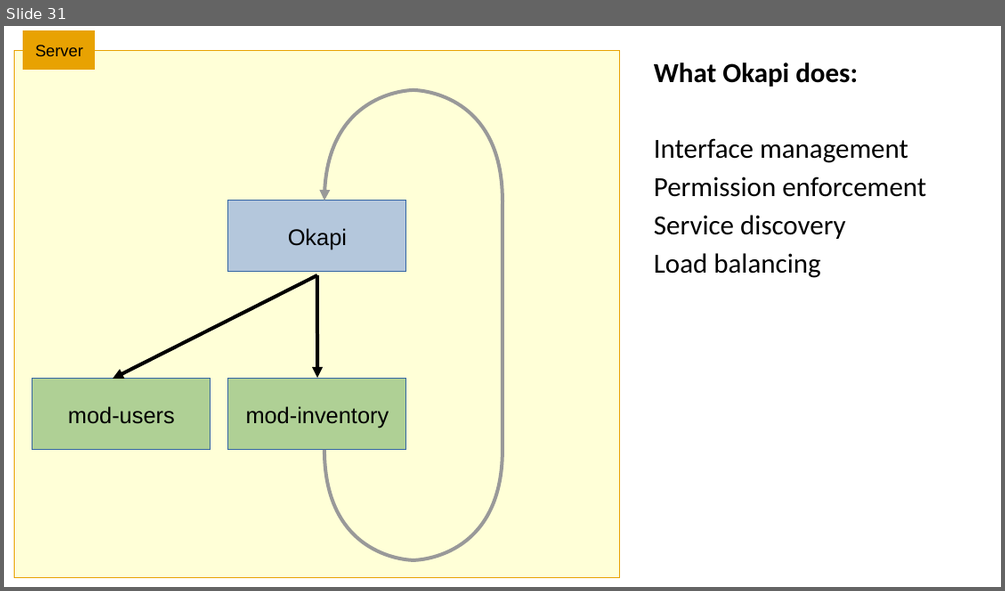
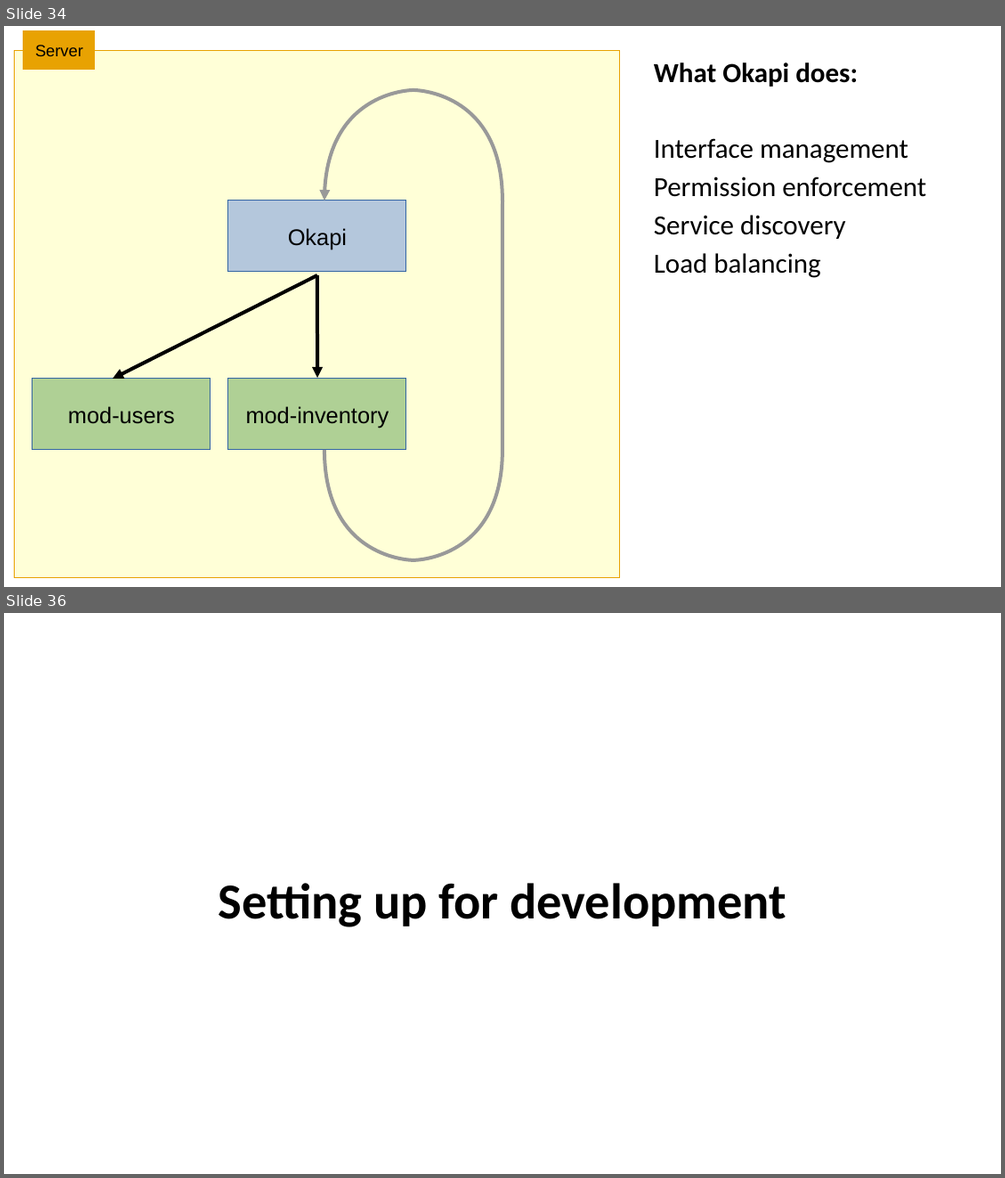
Before and after one commit to MikeTaylor/intro-to-folio-talk, a slide deck: intro-to-folio-talk.odp. Shown one above the other, each under a label of ours: slide 31 before the commit, slides 34 and 36 after it; the slides between them are not shown. The pictures are 1005x591 and 1005x1178 pixels, drawn with LibreOffice and Linux fonts; fonts in the diff are those of the drawing. Boxes give left, top, right and bottom in pixels: in the first picture for what was removed or moved away, otherwise in the second. Text is boxed around its words. In the diff, an @@ line names an element or a change of style, - is before the commit and + after.

```diff
--- a/intro-to-folio-talk.odp
+++ b/intro-to-folio-talk.odp
@@ slide 36 added at [4, 613, 1001, 1174], background #FFFFFF @@
@@ text added at [218, 883, 786, 927], 40 pt, text #000000, bold @@
+Setting up for development
@@ what was slide 31 is now slide 34 @@
```
Also in this commit, not shown: 14 other slides added.
